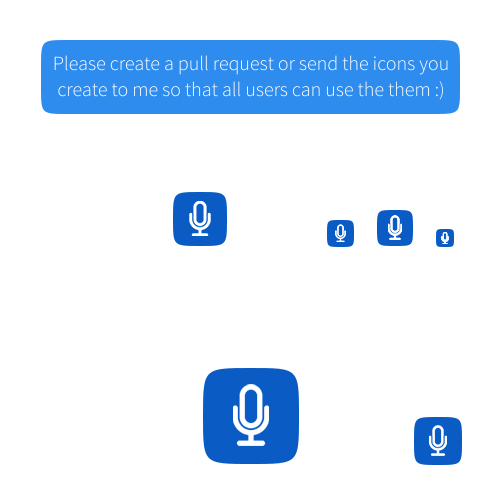
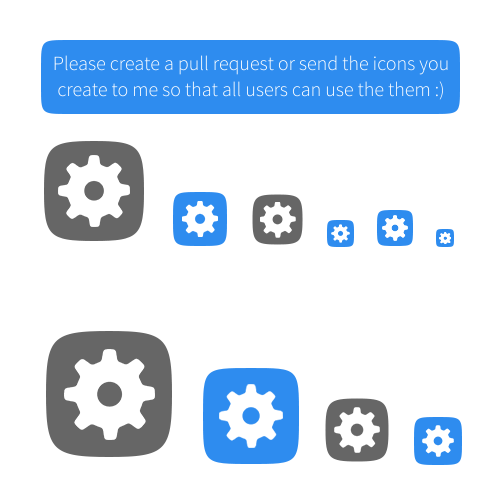
Two versions of the same layered image (500×500). Layer-by-layer changes:
painted on "Ignore me :)" over bbox(64, 348, 155, 440)
painted on "abc" over bbox(58, 155, 130, 227)
painted on "Icon-Small@2x" over bbox(182, 201, 218, 237)
painted on "Icon" over bbox(260, 202, 296, 238)
painted on "Icon-Small" over bbox(331, 224, 350, 243)
painted on "NotificationCentreIcon@2x copy" over bbox(382, 215, 408, 241)
painted on "NotificationCentreIcon copy" over bbox(439, 232, 451, 244)
painted on "NotificationCentreIcon@2x" over bbox(382, 215, 408, 241)
painted on "NotificationCentreIcon" over bbox(439, 232, 451, 244)
painted on "Icon-Small-50@2x copy" over bbox(219, 384, 283, 448)
painted on "Icon-72 copy" over bbox(334, 407, 380, 453)
painted on "Icon-Small-50 copy" over bbox(422, 425, 454, 457)
added layer "Ellipse 1" (60%) above "Change background" over bbox(44, 141, 389, 462)
painted on "Change background" over bbox(173, 192, 462, 465)
